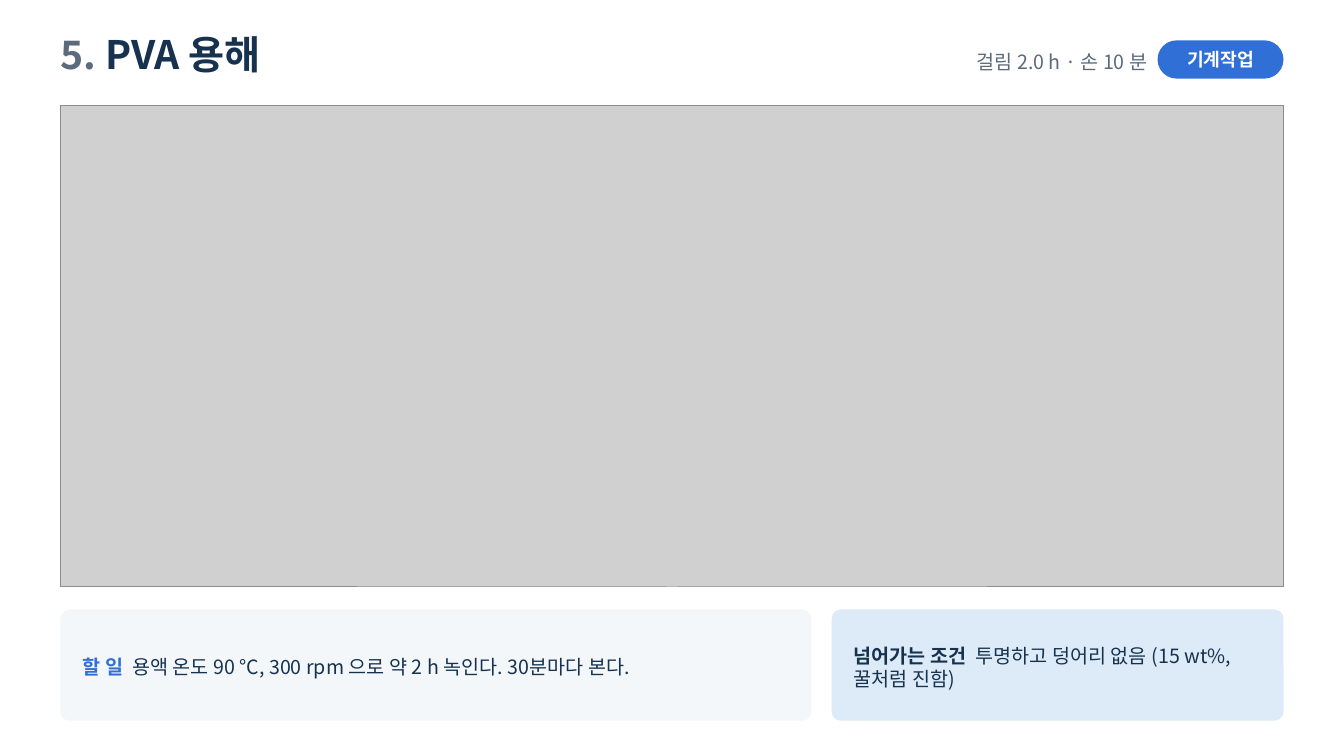
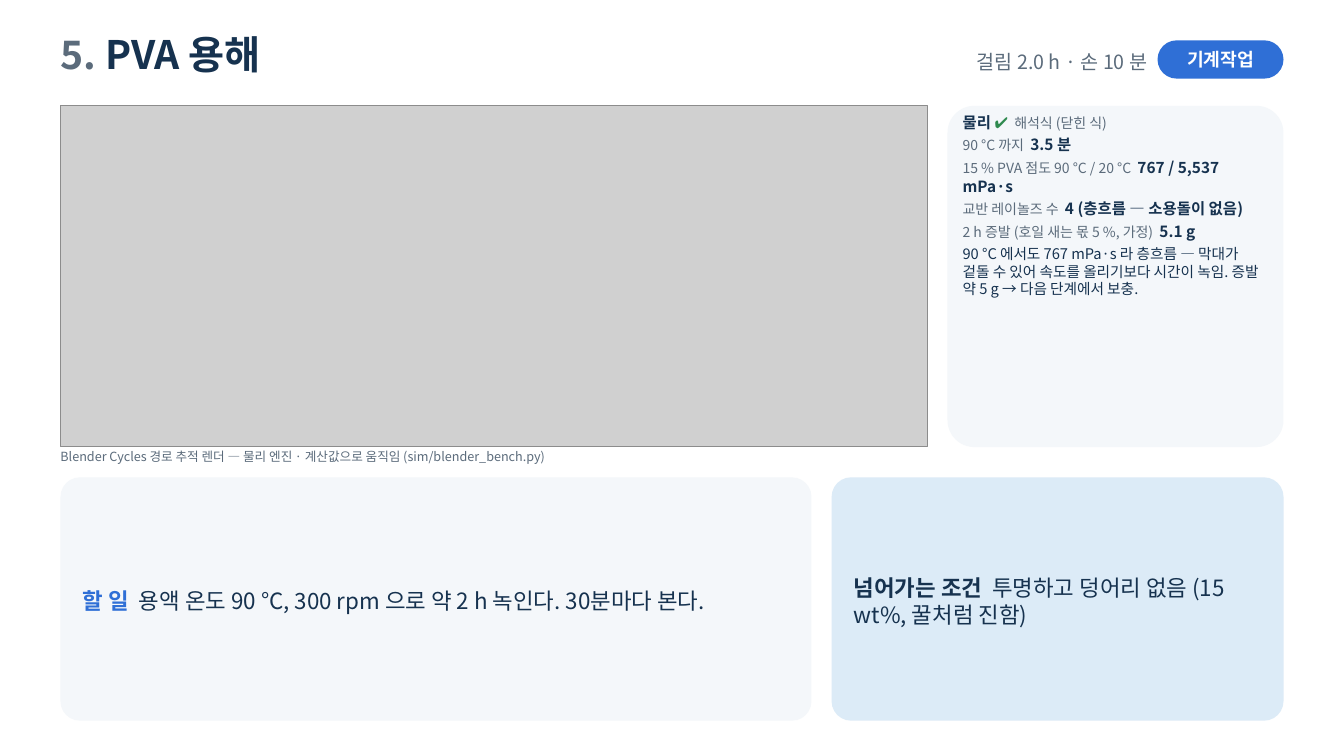
Before and after one commit to Cyborgroid2026/SNSS_Battery, a slide deck: slide 10 of report.pptx (slide 9 before the commit). Drawn at 1344x756 pixels with LibreOffice and Linux fonts; fonts in the diff are those of the drawing; grey boxes stand for pictures. Boxes give left, top, right and bottom in pixels: in the first picture for what was removed or moved away, otherwise in the second. Text is boxed around its words. In the diff, an @@ line names an element or a change of style, - is before the commit and + after.

```diff
--- a/report.pptx
+++ b/report.pptx
@@ picture: place and size @@
-picture at <box>60,106,1284,587</box>
+picture at <box>60,106,928,447</box>
@@ rounded rectangle added at <box>948,106,1284,448</box>, fill #F4F7FA @@
@@ text added at <box>963,115,1259,298</box>, 10.5 pt, text #16324F @@
+물리 ✔ 해석식 (닫힌 식)
+90 °C 까지 3.5 분
+15 % PVA 점도 90 °C / 20 °C 767 / 5,537 mPa·s
+교반 레이놀즈 수 4 (층흐름 — 소용돌이 없음)
+2 h 증발 (호일 새는 몫 5 %, 가정) 5.1 g
+90 °C 에서도 767 mPa·s 라 층흐름 — 막대가 겉돌 수 있어 속도를 올리기보다 시간이 녹임. 증발 약 5 g → 다음 단계에서 보충.
@@ rounded rectangle: place and size @@
-rounded rectangle at <box>60,610,812,721</box>
+rounded rectangle at <box>60,478,812,721</box>
@@ text added at <box>60,450,545,464</box>, 9 pt, text #5B6B7B @@
+Blender Cycles 경로 추적 렌더 — 물리 엔진 · 계산값으로 움직임 (sim/blender_bench.py)
@@ rounded rectangle: place and size @@
-rounded rectangle at <box>832,610,1284,721</box>
+rounded rectangle at <box>832,478,1284,721</box>
@@ text "할 일 용액 온도 90 ...": place and size @@
-text "할 일 용액 온도 90 ..." at <box>83,657,630,679</box>
+text "할 일 용액 온도 90 ..." at <box>83,590,704,614</box>
@@ text "할 일 용액 온도 90 ..." at <box>83,590,704,614</box>: size 14 to 16 pt @@
@@ text "넘어가는 조건 투명하고 덩어리 없음 ..." at <box>854,577,1224,627</box>: size 14 to 16 pt @@
@@ text "넘어가는 조건 투명하고 덩어리 없음 ...": place and size @@
-text "넘어가는 조건 투명하고 덩어리 없음 ..." at <box>854,646,1231,690</box>
+text "넘어가는 조건 투명하고 덩어리 없음 ..." at <box>854,577,1224,627</box>
```
Also in this commit, not shown: 19 other slides changed, 1 slide added, 32 other files.
